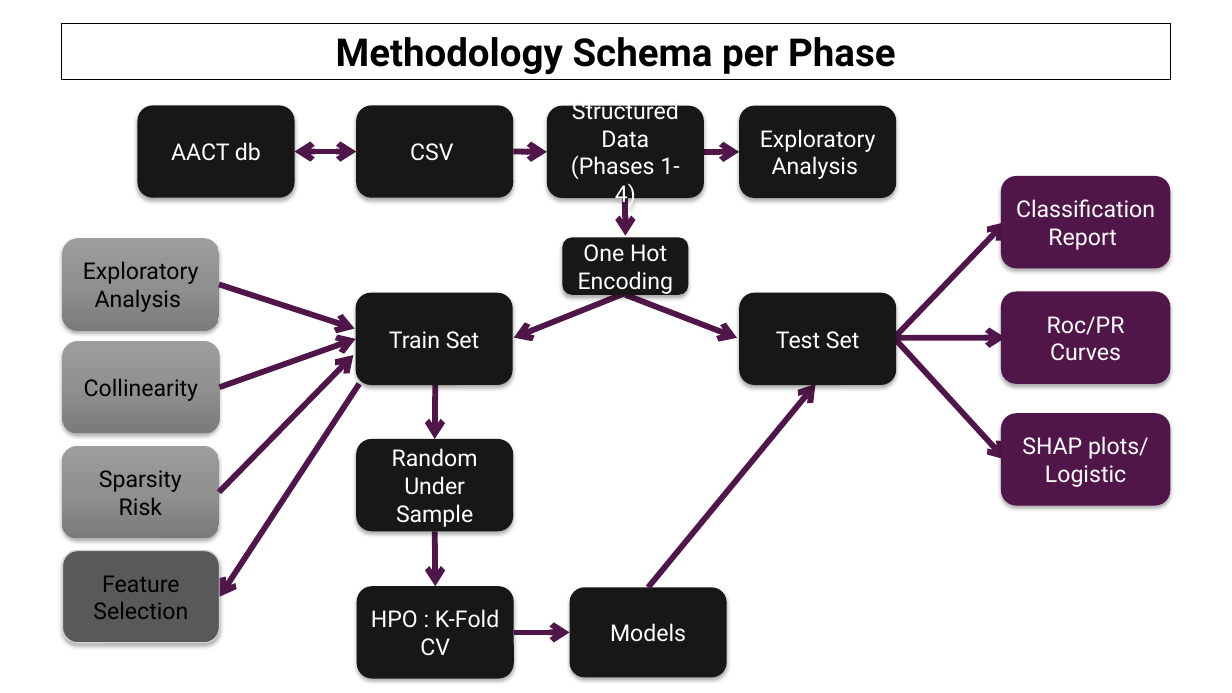
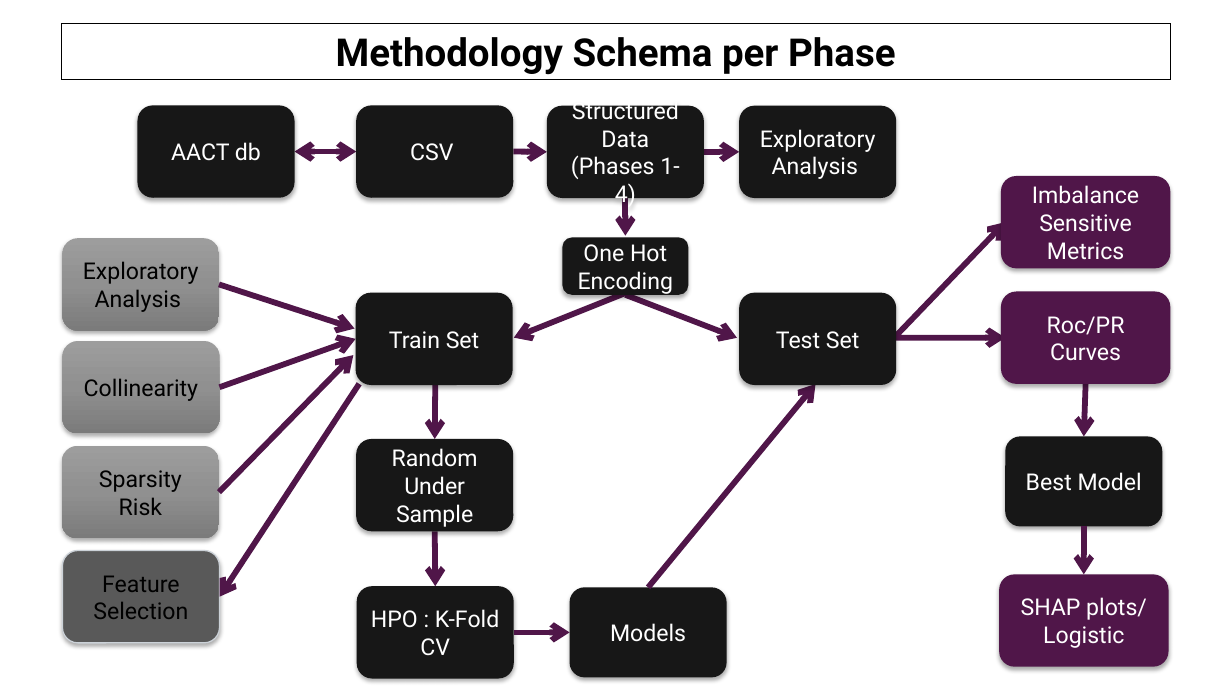
Before and after one commit to AndreouEugenia/Thesis, a slide deck: slide 8 of Thesis_Presentation.pptx. Drawn at 1232x693 pixels with LibreOffice and Linux fonts; fonts in the diff are those of the drawing; background and template pictures are left out. Boxes give left, top, right and bottom in pixels: in the first picture for what was removed or moved away, otherwise in the second. Text is boxed around its words. In the diff, an @@ line names an element or a change of style, - is before the commit and + after.

```diff
--- a/Thesis_Presentation.pptx
+++ b/Thesis_Presentation.pptx
@@ text in rounded rectangle at bbox=[1032, 185, 1139, 260]: text changed @@
-Classification Report
+Imbalance Sensitive Metrics
@@ arrow moved from (895, 338) - (1006, 459) to (1086, 384) - (1084, 436) @@
@@ rounded rectangle added at bbox=[1006, 436, 1163, 526], fill #171717, 18 pt, text #FFFFFF @@
+Best Model
@@ arrow added from (1084, 527) to (1084, 575), #501649 4.5 pt @@
@@ rounded rectangle "SHAP plots/": place and size @@
-rounded rectangle "SHAP plots/" at bbox=[1001, 413, 1170, 506]
+rounded rectangle "SHAP plots/" at bbox=[999, 575, 1168, 667]
```
Also in this commit, not shown: 12 other slides changed, 4 other files.
